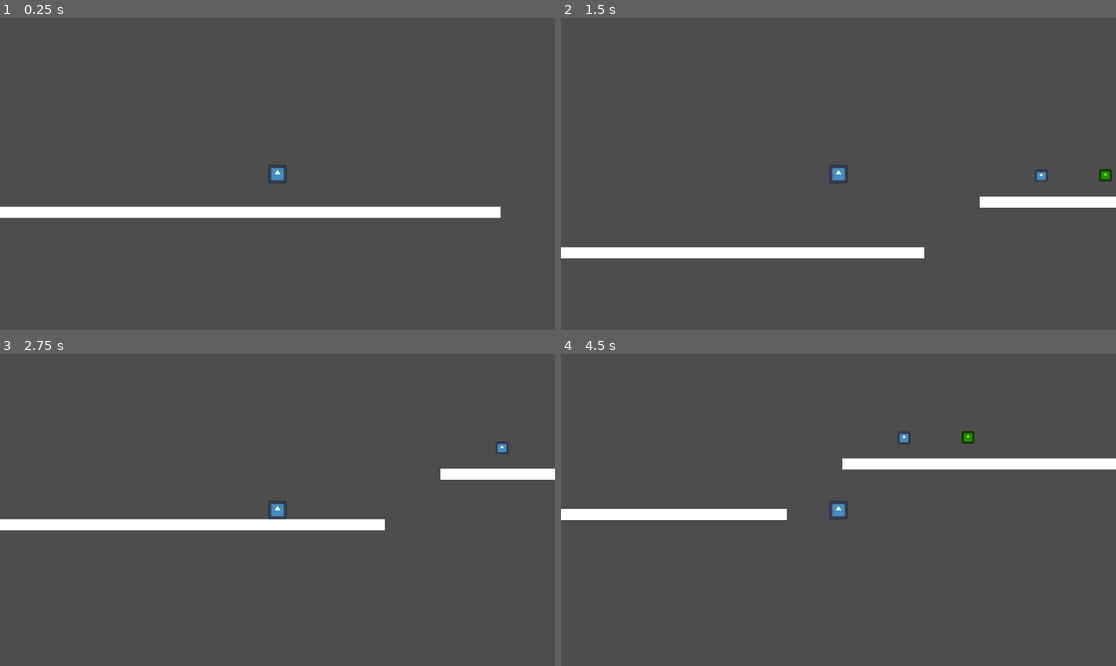
Above: before the commit, frames 1-4 (two rows, left to right).
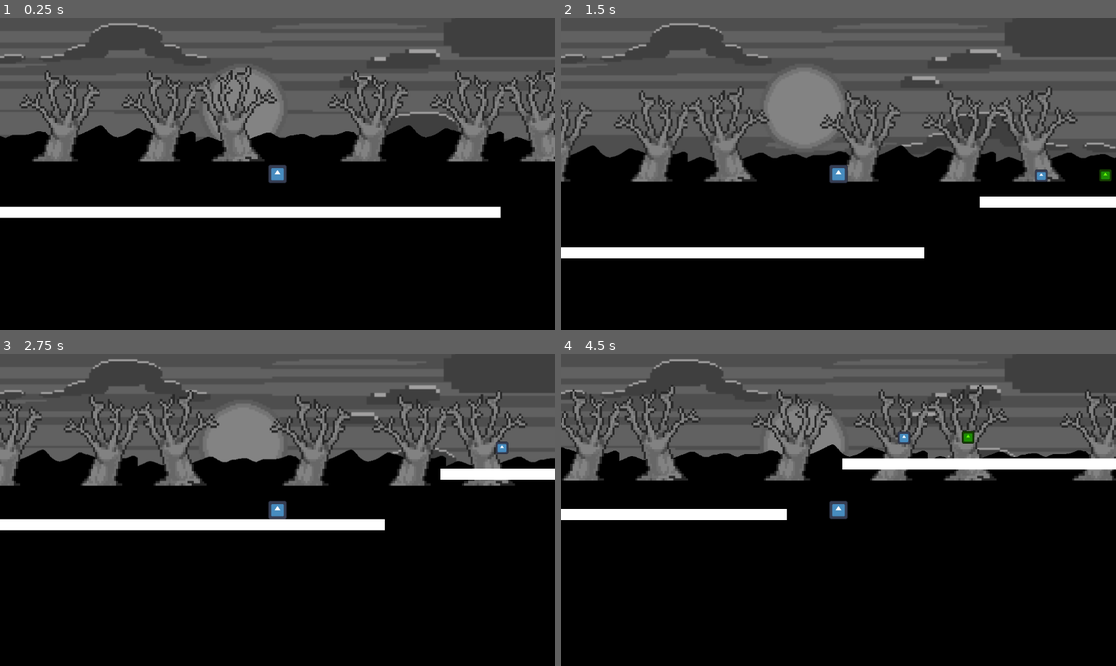
Above: after the commit, the same moments.

Repository: DeadElephant516/SakuraGrove
Game: Godot game, scene res://Scenes/TestScene/test_scene.tscn
Same seed, same stepped clock (60 frames per second), same inputs: the game is played once before the commit and once after it. The engine's default icon, where the game draws it, is replaced by a stand-in: a white triangle on a blue panel in a dark square.
Inputs (mouse positions are in pixels of both pictures, inside the frame that each line leads up to):
- Up to frame 1 (0.25 s): no input
- Up to frame 2 (1.5 s): move the mouse to (960, 158) at 0.52 s; hold Right mouse button (glide) 0.53-1.28 s; hold D (right) from 0.53 s (still down); tap Space (jump) at 0.77 s; move the mouse to (727, 189) at 1.27 s; right-click (727, 189) at 1.35 s
- Up to frame 3 (2.75 s): tap Space (jump) at 1.52 s; move the mouse to (333, 441) at 2.02 s; release D (right) at 2.03 s; hold A (left) from 2.03 s (still down); hold Right mouse button (glide) from 2.03 s (still down)
- Up to frame 4 (4.5 s): move the mouse to (810, 572) at 2.77 s; release A (left) at 2.78 s; release Right mouse button (glide) at 2.78 s; hold D (right) 2.78-4.28 s; right-click (810, 572) at 2.85 s; tap Space (jump) at 3.02, 3.77 s; move the mouse to (1005, 556) at 3.52 s; hold Right mouse button (glide) 3.53-4.28 s; move the mouse to (672, 463) at 4.27 s; hold A (left) from 4.28 s (still down); right-click (672, 463) at 4.35 s

The runs differ from the first frame. In frame 1, 67% of the frame differs, in the area x 0-100%, y 1-100%; in frame 2, 61%; in frame 3, 71%; in frame 4, 71%.

Commit message:
added parallax to have perception on falling

Diff:
--- /dev/null
+++ b/Scenes/ParallaxScenes/parallax.tscn
@@ -0,0 +1,35 @@
+[gd_scene load_steps=4 format=3 uid="uid://dqpwfo1vqtpo2"]
+
+[ext_resource type="Texture2D" uid="uid://dbw585m1ngj3y" path="res://Art/SKY.png" id="1_cwgoq"]
+[ext_resource type="Texture2D" uid="uid://4401wkikpext" path="res://Art/TREES2.png" id="2_je11x"]
+
+[sub_resource type="CanvasTexture" id="CanvasTexture_je11x"]
+
+[node name="Parallax" type="Node2D"]
+
+[node name="Sky" type="Parallax2D" parent="."]
+scroll_scale = Vector2(0, 0)
+
+[node name="Sprite2D" type="Sprite2D" parent="Sky"]
+position = Vector2(-83, -21)
+scale = Vector2(2, 2)
+texture = ExtResource("1_cwgoq")
+centered = false
+
+[node name="Trees" type="Parallax2D" parent="."]
+scroll_scale = Vector2(0.5, 0.5)
+repeat_size = Vector2(640, 0)
+repeat_times = 3
+
+[node name="Sprite2D" type="Sprite2D" parent="Trees"]
+position = Vector2(179, 269)
+texture = ExtResource("2_je11x")
+centered = false
+
+[node name="TextureRect" type="TextureRect" parent="Trees"]
+modulate = Color(0, 0, 0, 1)
+offset_left = 1.0
+offset_top = 608.0
+offset_right = 1155.0
+offset_bottom = 928.0
+texture = SubResource("CanvasTexture_je11x")
--- a/Scenes/PlayerScene/player.gd
+++ b/Scenes/PlayerScene/player.gd
@@ -11,7 +11,7 @@
 var jumps_made: int = 0
 var max_jumps: int = 2
 var is_gliding: bool = false
-var max_glide_time: float = 3.0
+var max_glide_time: float = 2.0
 var remaining_glide_time: float = 0.0
 
 
--- a/Scenes/TestScene/test_scene.tscn
+++ b/Scenes/TestScene/test_scene.tscn
@@ -1,8 +1,9 @@
-[gd_scene load_steps=7 format=3 uid="uid://dnkqfo23ver34"]
+[gd_scene load_steps=8 format=3 uid="uid://dnkqfo23ver34"]
 
 [ext_resource type="PackedScene" uid="uid://buryko0xq5e0y" path="res://Scenes/PlayerScene/player.tscn" id="1_fyvjo"]
 [ext_resource type="PackedScene" uid="uid://bgdd5a05wq00f" path="res://Scenes/Items/DoubleJump/double_jump_enabler.tscn" id="2_4a7y3"]
 [ext_resource type="PackedScene" uid="uid://dp0t24n7aivwv" path="res://Scenes/Items/Glide/glide_enabler.tscn" id="3_boajs"]
+[ext_resource type="PackedScene" uid="uid://dqpwfo1vqtpo2" path="res://Scenes/ParallaxScenes/parallax.tscn" id="4_w5fok"]
 
 [sub_resource type="CanvasTexture" id="CanvasTexture_1m2j8"]
 
@@ -79,3 +80,6 @@
 
 [node name="GlideEnabler" parent="." instance=ExtResource("3_boajs")]
 position = Vector2(961, 583)
+
+[node name="Parallax" parent="." instance=ExtResource("4_w5fok")]
+z_index = -2
